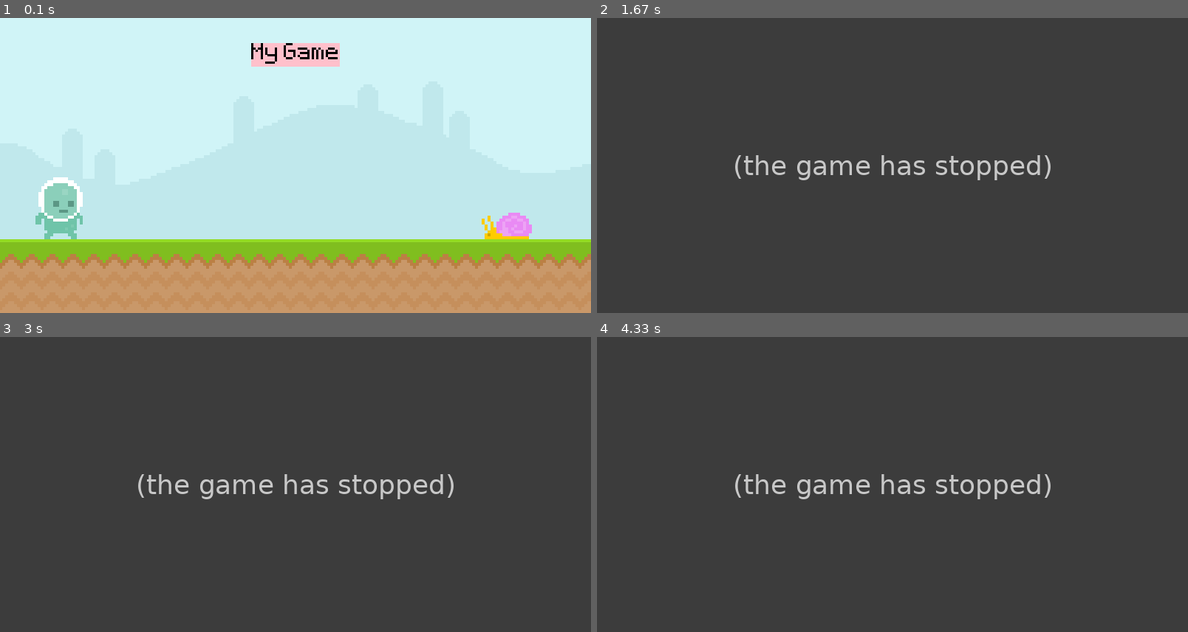
Above: before the commit, frames 1-4 (two rows, left to right).
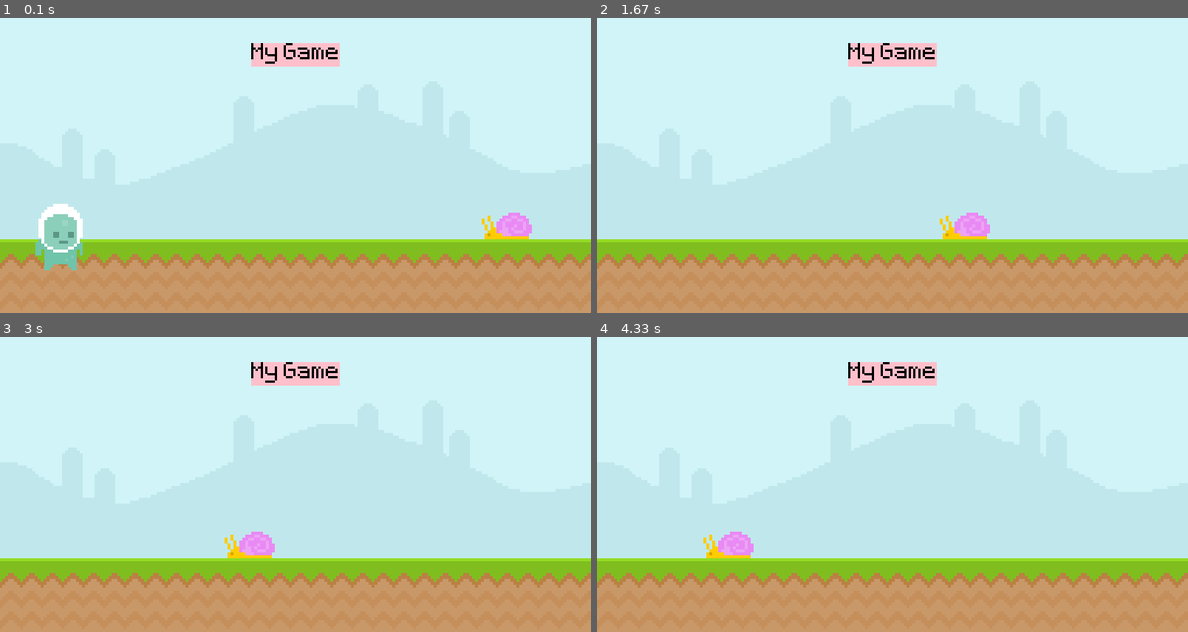
Above: after the commit, the same moments.

Repository: LZf1r3/Pygame-Study
Game: pygame game, started from First_project_macbook.py
The game is run twice, just before and just after one commit, with the same random seed, the same clock (stepped at 60 frames per second) and the same inputs.
Inputs (mouse positions are in pixels of both pictures, inside the frame that each line leads up to):
- Up to frame 1 (0.1 s): no input
- Up to frame 2 (1.67 s): tap Space at 0.33 s; press the mouse at (656, 236) at 0.7 s; move the mouse to (667, 242) at 0.8 s; release the mouse at (685, 251) at 0.93 s
- Up to frame 3 (3 s): no input
- Up to frame 4 (4.33 s): no input

The runs differ from the first frame. In frame 1, 2.0% of the frame differs, in the area x 6-14%, y 54-86%; in frame 2, 100%, in the area x 0-100%, y 0-100%; in frame 3, 100%; in frame 4, 100%.
Before the commit the program exited at 0.67 s; later frames show no game.

Commit message:
Update First_project_macbook.py

Diff:
--- a/First_project_macbook.py
+++ b/First_project_macbook.py
@@ -25,17 +25,24 @@
 
 # teste_font.render(text, AA, color) <AA means anti-aliasing, which is to smooth the edges of the text>
 score_surface = test_font.render("My Game", False, "Black")
-score_rectangle = score_surface.get_rect(center=(400,50))
+score_rectangle = score_surface.get_rect(center=(400, 50))
 player_surface = pygame.image.load(
     "UltimatePygameIntro-main/graphics/player/player_walk_1.png").convert_alpha()
 # player_surface.ger_rect(topleft = (x,y))
 player_rectangle = player_surface.get_rect(midbottom=(80, 300))
+player_gravity = 0
 
 while True:  # Loop to keep the window's appearance
     for event in pygame.event.get():  # Loop for checking input from the user in case they want to quit the game
         if event.type == pygame.QUIT:  # Checking event
             pygame.quit()  # Quiting pygame
             exit()  # Ending every functioning code
+        if event.type == pygame.KEYDOWN:
+            if event.key == pygame.K_SPACE:
+                player_gravity = -20
+
+        if event.type == pygame.KEYUP:
+            print("Key up")
     #    if event.type == pygame.MOUSEMOTION:
     #        print(event.pos)
     #    if event.type == pygame.MOUSEBUTTONDOWN:
@@ -45,21 +52,32 @@
     # Screen.blit(surface escolhida, (posicao))
         if event.type == pygame.MOUSEMOTION:
             if player_rectangle.collidepoint(event.pos):
-                exit()
+                if pygame.MOUSEBUTTONDOWN:
+                    player_gravity= 20
     screen.blit(sky_surface, (0, 0))
     # Defining the position of the ground
     screen.blit(ground_surface, (0, 300))
-    pygame.draw.rect(screen,'pink',score_rectangle)
-    pygame.draw.rect(screen,'pink',score_rectangle,10)
-    screen.blit(score_surface, score_rectangle)  # Defining the position of the text
+    pygame.draw.rect(screen, 'pink', score_rectangle)
+    pygame.draw.rect(screen, 'pink', score_rectangle, 10)
+    # Defining the position of the text
+    screen.blit(score_surface, score_rectangle)
 
     snail_rectangle.x -= 1
     if snail_rectangle.x <= -100:
         snail_rectangle.x = 800
     screen.blit(snail_surface, snail_rectangle)
     screen.blit(player_surface, player_rectangle)
-    if snail_rectangle.colliderect(player_rectangle):print("Dead")
+    if snail_rectangle.colliderect(player_rectangle):
+        print("Dead")
 
+    # Player
+    player_gravity += 0.5
+    player_rectangle.y += player_gravity
+    screen.blit(player_surface, player_rectangle)
+
+    # keys = pygame.key.get_pressed()
+    # if keys[pygame.K_SPACE]:
+    #    print("Jump")
     # if player_rectangle.colliderect(snail_rectangle):
     #    print("Collision")
 
